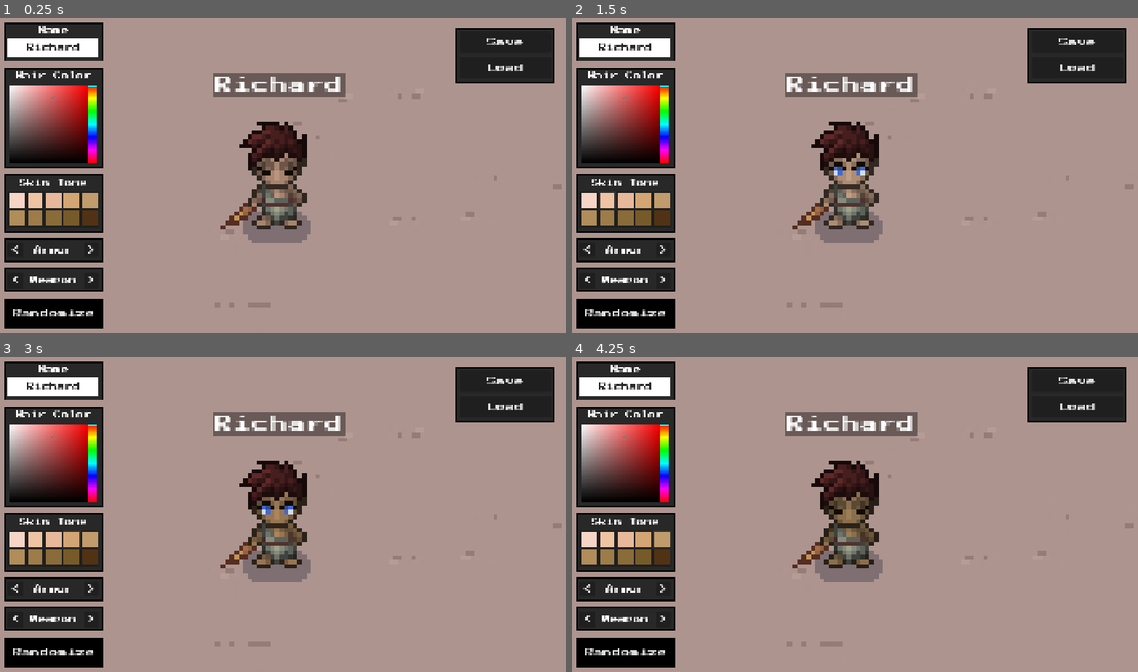
Above: before the commit, frames 1-4 (two rows, left to right).
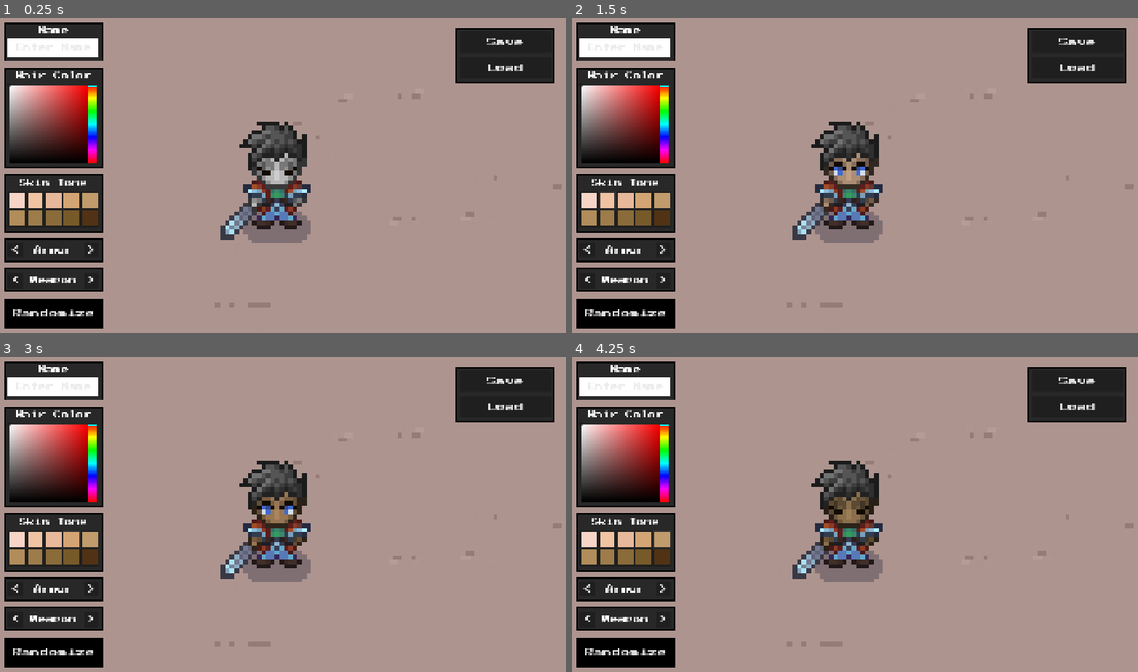
Above: after the commit, the same moments.

Repository: richardgameworks/godot-character-customization-tutorial
Game: Godot game, scene res://main/main.tscn
The game is run twice, just before and just after one commit, with the same random seed, the same clock (stepped at 60 frames per second) and the same inputs.
Inputs (mouse positions are in pixels of both pictures, inside the frame that each line leads up to):
- Up to frame 1 (0.25 s): no input
- Up to frame 2 (1.5 s): click (588, 200) at 0.5 s; click (605, 200) at 1.27 s
- Up to frame 3 (3 s): click (50, 539) at 2.02 s; click (73, 539) at 2.77 s
- Up to frame 4 (4.25 s): click (662, 539) at 3.52 s

The runs differ from the first frame. In frame 1, 4.4% of the frame differs, in the area x 1-62%, y 8-71%; in frame 2, 3.9%; in frame 3, 3.9%; in frame 4, 3.9%.

Commit message:
Added README

Diff:
--- a/character_save.json
+++ /dev/null
@@ -1 +0,0 @@
-{"armor":"cloth","hair_color":"d55b5bff","name":"Richard","skin_tone":"light","weapon":"stick"}
--- a/project.godot
+++ b/project.godot
@@ -10,7 +10,7 @@
 
 [application]
 
-config/name="Character Creator Tutorial - Richard Game Works"
+config/name="Character Creator Tutorial - Richard Gameworks"
 run/main_scene="uid://c6unjupa4inrl"
 config/features=PackedStringArray("4.5", "Forward Plus")
 config/icon="res://icon.svg"
Not shown, changed: .gitignore
Not shown, added: LICENSE
Not shown, added: README.md
